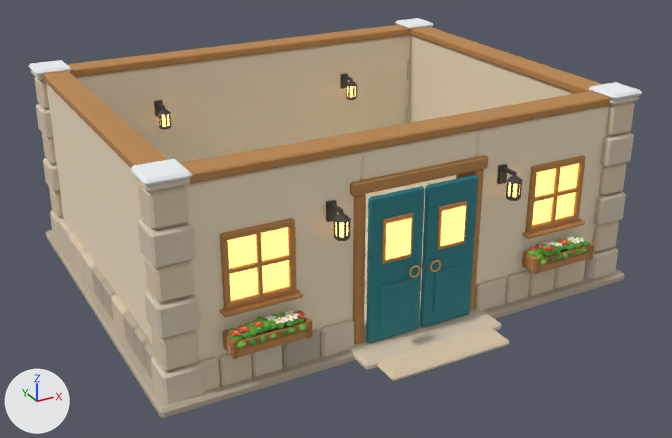
Before and after pictures for a commit that changed the glTF model Models/arcade/arcade_shell.glb.
Before and after are seen from a 50 mm camera at (-5.79, -10.96, 5.98) aimed at (-0.06, -0.55, 0.78). The axes (+X, +Y, +Z) are drawn at lower left. The lights are the same throughout. The older version comes first. Where no turn or scale is listed for an object, it has been applied to the vertices.

Objects in the first picture: 'arcade_shell', 'part_door_l', 'part_door_r'.
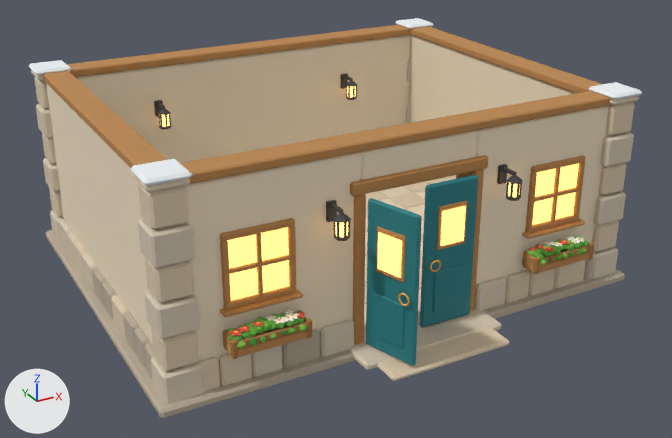
Boxes (x1, y1, x2, y2) around the edits, measured in the pictures (672 x 438 px):
'part_door_l', turned
    before: (366, 186, 425, 343)
    after: (366, 198, 422, 366)

The change in detail:
Object 'part_door_l' (ob_part_door_l) turns from (0, 0, 0) to (0, 0, -72) degrees about x, y and z.
